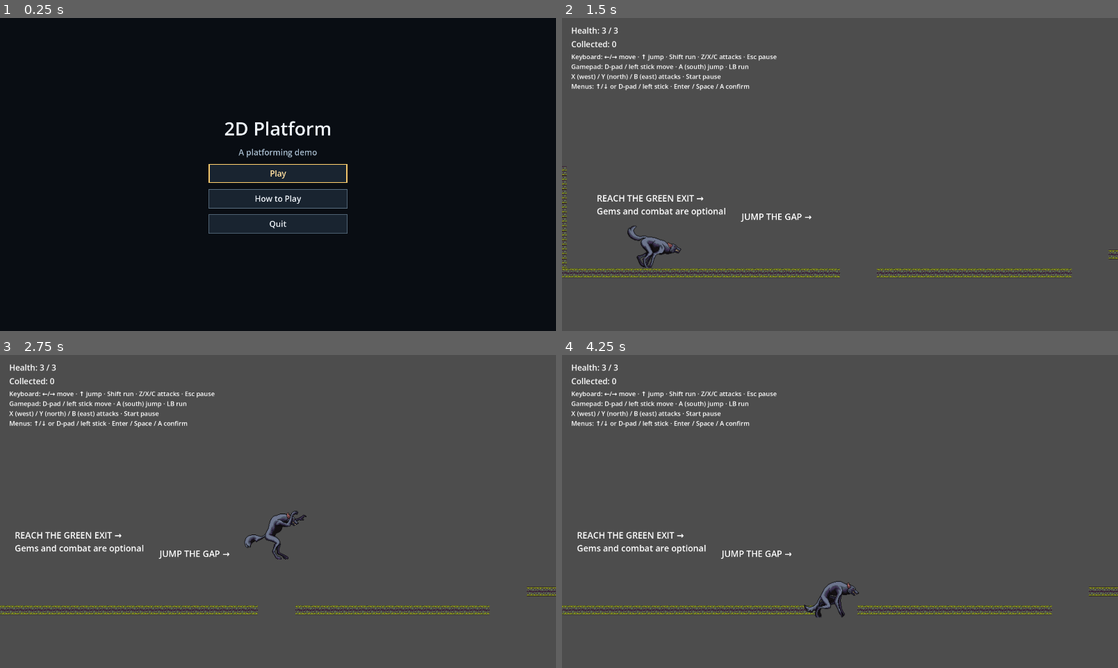
Above: before the commit, frames 1-4 (two rows, left to right).
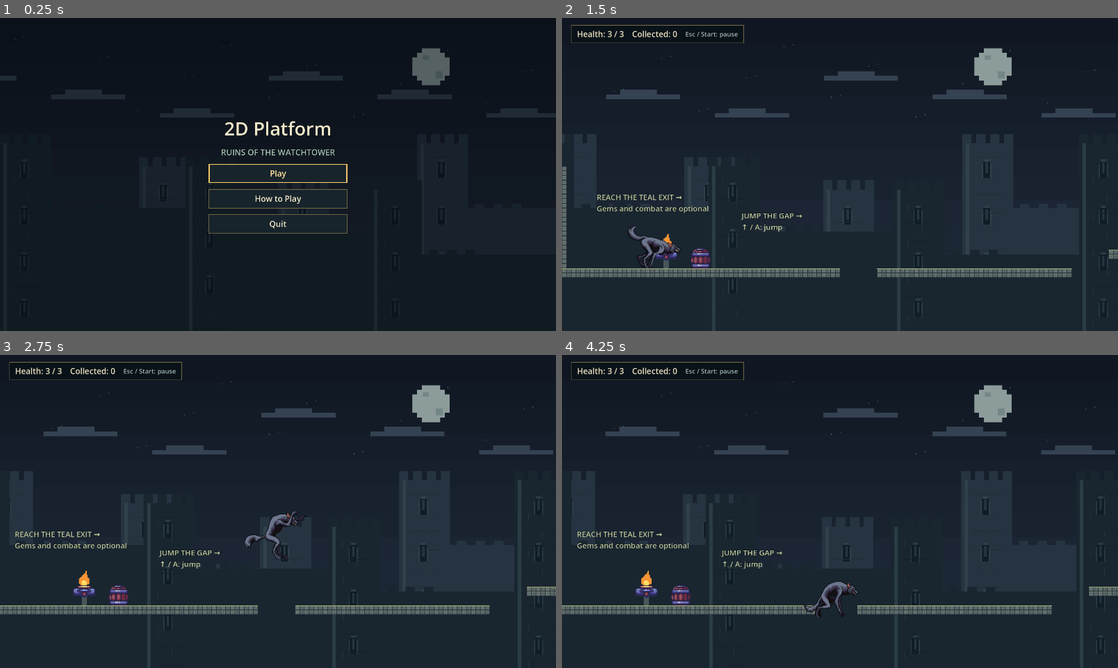
Above: after the commit, the same moments.

Repository: joacod/godot-games
Game: Godot game, scene res://scenes/title.tscn
The game is run twice, just before and just after one commit, with the same random seed, the same clock (stepped at 60 frames per second) and the same inputs.
Inputs (mouse positions are in pixels of both pictures, inside the frame that each line leads up to):
- Up to frame 1 (0.25 s): no input
- Up to frame 2 (1.5 s): click "Play" at 0.5 s; tap Enter at 1.25 s; move the mouse to (962, 158) at 1.27 s; hold Right (right) from 1.28 s (still down); hold Shift (run) from 1.28 s (still down); click (962, 158) at 1.42 s
- Up to frame 3 (2.75 s): keep holding Right (right); tap Up (jump) at 1.52, 1.55, 1.82, 2.1, 2.27, 2.57 s; move the mouse to (166, 527) at 2.02 s; release Shift (run) at 2.03 s; click (166, 527) at 2.17 s; tap Shift (run) at 2.3 s
- Up to frame 4 (4.25 s): move the mouse to (895, 442) at 2.77 s; release Right (right) at 2.78 s; hold Left (left) 2.78-3.53 s; tap Z (attack1) at 2.85 s; click (895, 442) at 2.92 s; tap Up (jump) at 3.05, 3.77, 4.07 s; move the mouse to (812, 574) at 3.52 s; hold Right (right) from 3.53 s (still down); tap X (attack2) at 3.6 s; click (812, 574) at 3.67 s; tap Shift (run) at 3.8 s

The runs differ from the first frame. In frame 1, 11% of the frame differs, in the area x 0-100%, y 6-100%; in frame 2, 97%; in frame 3, 97%; in frame 4, 97%, in the area x 0-100%, y 0-100%.

Commit message:
Give platformer world and menus a fortress identity

Diff:
--- /dev/null
+++ b/2d-platform/fortress_art/masonry.svg
@@ -0,0 +1,20 @@
+<svg xmlns="http://www.w3.org/2000/svg" width="496" height="304" viewBox="0 0 496 304">
+<rect x="112" y="160" width="16" height="16" fill="#26323b"/>
+<rect x="113" y="161" width="14" height="13" fill="#64716e"/>
+<rect x="113" y="161" width="14" height="1" fill="#89917e"/>
+<rect x="112" y="160" width="16" height="2" fill="#a6b284"/>
+<rect x="114" y="162" width="3" height="4" fill="#75805b"/>
+<rect x="128" y="160" width="16" height="16" fill="#26323b"/>
+<rect x="129" y="161" width="14" height="13" fill="#596566"/>
+<rect x="129" y="161" width="14" height="1" fill="#89917e"/>
+<rect x="128" y="160" width="16" height="2" fill="#a6b284"/>
+<rect x="138" y="162" width="3" height="4" fill="#75805b"/>
+<rect x="112" y="176" width="16" height="16" fill="#26323b"/>
+<rect x="113" y="177" width="14" height="13" fill="#64716e"/>
+<rect x="113" y="177" width="14" height="1" fill="#89917e"/>
+<rect x="120" y="180" width="1" height="6" fill="#34424b"/>
+<rect x="128" y="176" width="16" height="16" fill="#26323b"/>
+<rect x="129" y="177" width="14" height="13" fill="#596566"/>
+<rect x="129" y="177" width="14" height="1" fill="#89917e"/>
+<rect x="136" y="180" width="1" height="6" fill="#34424b"/>
+</svg>
--- a/2d-platform/main.tscn
+++ b/2d-platform/main.tscn
@@ -1,6 +1,6 @@
-[gd_scene load_steps=15 format=3 uid="uid://cklx3ai2go6q7"]
-
-[ext_resource type="Texture2D" uid="uid://dqnc863esgvd1" path="res://Tileset.png" id="2_4rmy6"]
+[gd_scene load_steps=21 format=3 uid="uid://cklx3ai2go6q7"]
+
+[ext_resource type="Texture2D" path="res://fortress_art/masonry.svg" id="2_4rmy6"]
 [ext_resource type="PackedScene" uid="uid://c62b2vf5owq8q" path="res://scenes/main_character.tscn" id="3_ivxs8"]
 [ext_resource type="Script" path="res://scenes/level_camera.gd" id="4_camera"]
 
@@ -14,6 +14,13 @@
 [ext_resource type="PackedScene" path="res://scenes/hud.tscn" id="11_hud"]
 [ext_resource type="PackedScene" path="res://scenes/pause_ui.tscn" id="12_pause_ui"]
 [ext_resource type="PackedScene" path="res://scenes/win_ui.tscn" id="13_win_ui"]
+
+[ext_resource type="Theme" path="res://scenes/menu_theme.tres" id="20_theme"]
+[ext_resource type="PackedScene" path="res://scenes/fortress_background.tscn" id="14_world"]
+[ext_resource type="Texture2D" path="res://fortress_art/torch.png" id="16_torch"]
+[ext_resource type="Texture2D" path="res://fortress_art/barrel.png" id="17_barrel"]
+[ext_resource type="Texture2D" path="res://fortress_art/shield.png" id="18_shield"]
+[ext_resource type="Texture2D" path="res://fortress_art/window.png" id="19_window"]
 
 [sub_resource type="TileSetAtlasSource" id="TileSetAtlasSource_dcf4v"]
 texture = ExtResource("2_4rmy6")
@@ -2102,6 +2109,16 @@
 [node name="Node" type="Node"]
 script = ExtResource("5_run")
 
+[node name="Backdrop" type="CanvasLayer" parent="."]
+layer = -10
+
+[node name="FortressBackground" parent="Backdrop" instance=ExtResource("14_world")]
+follow_camera = true
+
+[node name="FortressProps" type="Node2D" parent="."]
+z_index = -1
+texture_filter = 1
+
 [node name="TileMap" type="TileMap" parent="."]
 tile_set = SubResource("TileSet_sw07p")
 format = 2
@@ -2153,8 +2170,10 @@
 offset_top = 600.0
 offset_right = 820.0
 offset_bottom = 700.0
-theme_override_font_sizes/font_size = 30
-text = "REACH THE GREEN EXIT →
+theme = ExtResource("20_theme")
+theme_override_colors/font_color = Color(0.76, 0.81, 0.65, 1)
+theme_override_font_sizes/font_size = 26
+text = "REACH THE TEAL EXIT →
 Gems and combat are optional"
 
 [node name="TeachingJump" type="Label" parent="RouteSigns"]
@@ -2162,15 +2181,19 @@
 offset_top = 664.0
 offset_right = 1320.0
 offset_bottom = 764.0
-theme_override_font_sizes/font_size = 30
-text = "JUMP THE GAP →"
+theme = ExtResource("20_theme")
+theme_override_colors/font_color = Color(0.76, 0.81, 0.65, 1)
+theme_override_font_sizes/font_size = 26
+text = "JUMP THE GAP →\n↑ / A: jump"
 
 [node name="OptionalGem" type="Label" parent="RouteSigns"]
 offset_left = 5728.0
 offset_top = 440.0
 offset_right = 6428.0
 offset_bottom = 540.0
-theme_override_font_sizes/font_size = 30
+theme = ExtResource("20_theme")
+theme_override_colors/font_color = Color(0.76, 0.81, 0.65, 1)
+theme_override_font_sizes/font_size = 26
 text = "OPTIONAL GEM: RUN + JUMP ↑"
 
 [node name="Combat" type="Label" parent="RouteSigns"]
@@ -2178,16 +2201,20 @@
 offset_top = 576.0
 offset_right = 10604.0
 offset_bottom = 676.0
-theme_override_font_sizes/font_size = 30
+theme = ExtResource("20_theme")
+theme_override_colors/font_color = Color(0.76, 0.81, 0.65, 1)
+theme_override_font_sizes/font_size = 26
 text = "PATROL AHEAD
-Fight, or run + jump over it →"
+Z / X / C or X / Y / B: attack\nOr run + jump past →"
 
 [node name="Hazard" type="Label" parent="RouteSigns"]
 offset_left = 14472.0
 offset_top = 624.0
 offset_right = 15172.0
 offset_bottom = 724.0
-theme_override_font_sizes/font_size = 30
+theme = ExtResource("20_theme")
+theme_override_colors/font_color = Color(0.76, 0.81, 0.65, 1)
+theme_override_font_sizes/font_size = 26
 text = "SPIKES: JUMP OVER →"
 
 [node name="Home" type="Label" parent="RouteSigns"]
@@ -2195,5 +2222,77 @@
 offset_top = 568.0
 offset_right = 23116.0
 offset_bottom = 668.0
-theme_override_font_sizes/font_size = 30
+theme = ExtResource("20_theme")
+theme_override_colors/font_color = Color(0.76, 0.81, 0.65, 1)
+theme_override_font_sizes/font_size = 26
 text = "EXIT AHEAD →"
+
+[node name="StartBarrel" type="Sprite2D" parent="FortressProps"]
+position = Vector2(480, 832)
+scale = Vector2(3, 3)
+texture = ExtResource("17_barrel")
+
+[node name="StartTorch" type="Sprite2D" parent="FortressProps"]
+position = Vector2(360, 792)
+scale = Vector2(3, 3)
+texture = ExtResource("16_torch")
+
+[node name="GemShield" type="Sprite2D" parent="FortressProps"]
+position = Vector2(6120, 768)
+scale = Vector2(2, 2)
+texture = ExtResource("18_shield")
+
+[node name="PatrolTorch" type="Sprite2D" parent="FortressProps"]
+position = Vector2(10960, 792)
+scale = Vector2(3, 3)
+texture = ExtResource("16_torch")
+
+[node name="HazardTorch" type="Sprite2D" parent="FortressProps"]
+position = Vector2(14560, 792)
+scale = Vector2(3, 3)
+texture = ExtResource("16_torch")
+
+[node name="HomeBarrel" type="Sprite2D" parent="FortressProps"]
+position = Vector2(22560, 768)
+scale = Vector2(3, 3)
+texture = ExtResource("17_barrel")
+
+[node name="ExitTorch" type="Sprite2D" parent="FortressProps"]
+position = Vector2(24288, 792)
+scale = Vector2(3, 3)
+texture = ExtResource("16_torch")
+
+[node name="ExitWindow" type="Sprite2D" parent="FortressProps"]
+position = Vector2(24416, 704)
+scale = Vector2(2, 2)
+texture = ExtResource("19_window")
+
+[node name="Mount" type="Polygon2D" parent="FortressProps/StartTorch"]
+z_index = -1
+polygon = PackedVector2Array(-3, 8, 3, 8, 3, 24, -3, 24)
+color = Color(0.29, 0.34, 0.35, 1)
+
+[node name="Mount" type="Polygon2D" parent="FortressProps/PatrolTorch"]
+z_index = -1
+polygon = PackedVector2Array(-3, 8, 3, 8, 3, 24, -3, 24)
+color = Color(0.29, 0.34, 0.35, 1)
+
+[node name="Mount" type="Polygon2D" parent="FortressProps/HazardTorch"]
+z_index = -1
+polygon = PackedVector2Array(-3, 8, 3, 8, 3, 24, -3, 24)
+color = Color(0.29, 0.34, 0.35, 1)
+
+[node name="Mount" type="Polygon2D" parent="FortressProps/ExitTorch"]
+z_index = -1
+polygon = PackedVector2Array(-3, 8, 3, 8, 3, 24, -3, 24)
+color = Color(0.29, 0.34, 0.35, 1)
+
+[node name="Mount" type="Polygon2D" parent="FortressProps/GemShield"]
+z_index = -1
+polygon = PackedVector2Array(-3, 0, 3, 0, 3, 48, -3, 48)
+color = Color(0.29, 0.34, 0.35, 1)
+
+[node name="RuinPier" type="Polygon2D" parent="FortressProps/ExitWindow"]
+z_index = -1
+polygon = PackedVector2Array(-24, -32, -8, -32, -8, -24, 12, -24, 12, -32, 24, -32, 24, 80, -24, 80)
+color = Color(0.21, 0.28, 0.31, 1)
--- a/2d-platform/scenes/collectible.tscn
+++ b/2d-platform/scenes/collectible.tscn
@@ -12,8 +12,16 @@
 script = ExtResource("1")
 
 [node name="Gem" type="Polygon2D" parent="."]
-polygon = PackedVector2Array(0, -24, 20, 0, 0, 24, -20, 0)
-color = Color(1, 0.8, 0.2, 1)
+polygon = PackedVector2Array(0, -24, 24, 0, 0, 24, -24, 0)
+color = Color(1, 0.81, 0.43, 1)
+
+[node name="Facet" type="Polygon2D" parent="."]
+polygon = PackedVector2Array(0, -20, 20, 0, 0, 20, 4, 0)
+color = Color(0.78, 0.45, 0.20, 1)
+
+[node name="Glint" type="Polygon2D" parent="."]
+polygon = PackedVector2Array(-4, -16, 0, -16, 0, -4, -12, 0, -16, 0)
+color = Color(1, 0.96, 0.73, 1)
 
 [node name="CollisionShape2D" type="CollisionShape2D" parent="."]
 shape = SubResource("Shape")
--- a/2d-platform/scenes/death_ui.tscn
+++ b/2d-platform/scenes/death_ui.tscn
@@ -14,7 +14,7 @@
 grow_horizontal = 2
 grow_vertical = 2
 theme = ExtResource("1_theme")
-color = Color(0.02, 0.02, 0.03, 0.8)
+color = Color(0.025, 0.045, 0.065, 0.92)
 
 [node name="Panel" type="CenterContainer" parent="Overlay"]
 layout_mode = 1
@@ -25,7 +25,7 @@
 grow_vertical = 2
 
 [node name="Buttons" type="VBoxContainer" parent="Overlay/Panel"]
-custom_minimum_size = Vector2(320, 0)
+custom_minimum_size = Vector2(440, 0)
 layout_mode = 2
 theme_override_constants/separation = 20
 
--- a/2d-platform/scenes/exit.tscn
+++ b/2d-platform/scenes/exit.tscn
@@ -1,6 +1,7 @@
-[gd_scene load_steps=3 format=3]
+[gd_scene load_steps=4 format=3]
 
 [ext_resource type="Script" path="res://scenes/exit.gd" id="1"]
+[ext_resource type="Theme" path="res://scenes/menu_theme.tres" id="2_theme"]
 
 [sub_resource type="RectangleShape2D" id="Shape"]
 size = Vector2(80, 128)
@@ -13,7 +14,15 @@
 
 [node name="Door" type="Polygon2D" parent="."]
 polygon = PackedVector2Array(-40, -64, 40, -64, 40, 64, -40, 64)
-color = Color(0.2, 0.75, 0.5, 1)
+color = Color(0.68, 0.62, 0.43, 1)
+
+[node name="Opening" type="Polygon2D" parent="."]
+polygon = PackedVector2Array(-32, -56, 32, -56, 32, 56, -32, 56)
+color = Color(0.12, 0.38, 0.36, 1)
+
+[node name="WayOut" type="Polygon2D" parent="."]
+polygon = PackedVector2Array(-20, -8, 4, -8, 4, -24, 24, 0, 4, 24, 4, 8, -20, 8)
+color = Color(0.55, 0.94, 0.77, 1)
 
 [node name="Label" type="Label" parent="."]
 offset_left = -80.0
@@ -21,6 +30,7 @@
 offset_right = 80.0
 offset_bottom = -68.0
 theme_override_font_sizes/font_size = 28
+theme = ExtResource("2_theme")
 text = "EXIT"
 horizontal_alignment = 1
 
--- /dev/null
+++ b/2d-platform/scenes/fortress_background.gd
@@ -0,0 +1,62 @@
+extends Control
+
+
+# Screen-filling decoration. Only the horizontal camera position drives parallax;
+# it never changes the camera, gameplay geometry, or any timing windows.
+@export var follow_camera = false
+var camera_x = 0.0
+
+func _ready():
+	mouse_filter = Control.MOUSE_FILTER_IGNORE
+	resized.connect(queue_redraw)
+	set_process(follow_camera)
+
+func _process(_delta):
+	var camera = get_viewport().get_camera_2d()
+	if camera:
+		var next_x = camera.get_screen_center_position().x
+		if next_x != camera_x:
+			camera_x = next_x
+			queue_redraw()
+
+func _draw():
+	draw_set_transform(Vector2.ZERO, 0.0, size / Vector2(1920, 1080))
+	draw_rect(Rect2(0, 0, 1920, 1080), Color("101723"))
+	for row in range(12):
+		draw_rect(Rect2(0, row * 90, 1920, 90), Color("101723").lerp(Color("293747"), row / 16.0))
+	# Stepped moon and clouds keep the background's edges on a pixel grid.
+	for i in range(24):
+		var star = Vector2(posmod(i * 293 + 80, 1920), 64 + posmod(i * 67, 288))
+		draw_rect(Rect2(star, Vector2(3, 3)), Color("617078"))
+	draw_colored_polygon(PackedVector2Array([Vector2(1456, 104), Vector2(1520, 104), Vector2(1520, 120), Vector2(1536, 120), Vector2(1536, 136), Vector2(1552, 136), Vector2(1552, 200), Vector2(1536, 200), Vector2(1536, 216), Vector2(1520, 216), Vector2(1520, 232), Vector2(1456, 232), Vector2(1456, 216), Vector2(1440, 216), Vector2(1440, 200), Vector2(1424, 200), Vector2(1424, 136), Vector2(1440, 136), Vector2(1440, 120), Vector2(1456, 120)]), Color("8c9c9b"))
+	draw_rect(Rect2(1460, 128, 20, 16), Color("748787"))
+	draw_rect(Rect2(1504, 184, 24, 24), Color("748787"))
+	for i in range(7):
+		var x = fposmod(i * 376.0 - camera_x * 0.025, 2300.0) - 200.0
+		draw_rect(Rect2(x, 200 + (i % 3) * 64, 256, 16), Color("354252"))
+		draw_rect(Rect2(x + 48, 184 + (i % 3) * 64, 128, 16), Color("354252"))
+	_draw_towers(0.06, 480, Color("263441"), Color("30414b"))
+	_draw_towers(0.14, 640, Color("192630"), Color("2b3d44"))
+
+func _draw_towers(speed: float, spacing: int, stone: Color, trim: Color):
+	var cycle = floori(camera_x * speed / spacing)
+	for i in range(-1, 6):
+		var x = i * spacing - fposmod(camera_x * speed, float(spacing))
+		var top = 432 + posmod(i + cycle, 3) * 80
+		draw_rect(Rect2(x, top, 176, 1080 - top), stone)
+		draw_rect(Rect2(x + 12, top, 12, 1080 - top), trim)
+		for merlon in range(4):
+			draw_rect(Rect2(x + merlon * 48, top - 32, 32, 32), stone)
+		for window_y in range(top + 64, 1000, 160):
+			draw_rect(Rect2(x + 72, window_y, 24, 56), Color("101d27"))
+			draw_rect(Rect2(x + 68, window_y + 8, 4, 48), trim)
+			draw_rect(Rect2(x + 96, window_y + 8, 4, 48), trim)
+			draw_rect(Rect2(x + 76, window_y - 8, 16, 8), trim)
+			draw_rect(Rect2(x + 80, window_y + 4, 8, 36), Color("253641"))
+		for seam_y in range(top + 48, 1080, 64):
+			draw_rect(Rect2(x + 32, seam_y, 112, 2), stone.darkened(0.12))
+			draw_rect(Rect2(x + 48 + posmod(seam_y / 64, 2) * 48, seam_y, 2, 24), trim.darkened(0.15))
+		# Broken distant curtain walls stay much darker than landing surfaces.
+		draw_rect(Rect2(x + 176, top + 224, spacing - 176, 1080), stone)
+		for brick in range(3):
+			draw_rect(Rect2(x + 200 + brick * 64, top + 208, 32, 16), stone)
--- /dev/null
+++ b/2d-platform/scenes/fortress_background.tscn
@@ -0,0 +1,13 @@
+[gd_scene load_steps=2 format=3]
+
+[ext_resource type="Script" path="res://scenes/fortress_background.gd" id="1"]
+
+[node name="FortressBackground" type="Control"]
+layout_mode = 3
+anchors_preset = 15
+anchor_right = 1.0
+anchor_bottom = 1.0
+grow_horizontal = 2
+grow_vertical = 2
+mouse_filter = 2
+script = ExtResource("1")
--- a/2d-platform/scenes/hazard.tscn
+++ b/2d-platform/scenes/hazard.tscn
@@ -13,7 +13,27 @@
 
 [node name="Spikes" type="Polygon2D" parent="."]
 polygon = PackedVector2Array(-64, 0, -48, -32, -32, 0, -16, -32, 0, 0, 16, -32, 32, 0, 48, -32, 64, 0)
-color = Color(0.9, 0.25, 0.2, 1)
+color = Color(0.95, 0.70, 0.52, 1)
+
+[node name="DangerBase" type="Polygon2D" parent="."]
+polygon = PackedVector2Array(-64, -6, 64, -6, 64, 0, -64, 0)
+color = Color(0.65, 0.22, 0.20, 1)
+
+[node name="Facet0" type="Polygon2D" parent="."]
+polygon = PackedVector2Array(-48, -32, -32, -6, -48, -6)
+color = Color(0.68, 0.39, 0.35, 1)
+
+[node name="Facet1" type="Polygon2D" parent="."]
+polygon = PackedVector2Array(-16, -32, 0, -6, -16, -6)
+color = Color(0.68, 0.39, 0.35, 1)
+
+[node name="Facet2" type="Polygon2D" parent="."]
+polygon = PackedVector2Array(16, -32, 32, -6, 16, -6)
+color = Color(0.68, 0.39, 0.35, 1)
+
+[node name="Facet3" type="Polygon2D" parent="."]
+polygon = PackedVector2Array(48, -32, 64, -6, 48, -6)
+color = Color(0.68, 0.39, 0.35, 1)
 
 [node name="CollisionShape2D" type="CollisionShape2D" parent="."]
 position = Vector2(0, -16)
--- a/2d-platform/scenes/hud.tscn
+++ b/2d-platform/scenes/hud.tscn
@@ -1,17 +1,20 @@
-[gd_scene format=3]
+[gd_scene load_steps=2 format=3]
+
+[ext_resource type="Theme" path="res://scenes/menu_theme.tres" id="1_theme"]
 
 [node name="HUD" type="CanvasLayer"]
 layer = 5
 
-[node name="Margin" type="MarginContainer" parent="."]
+[node name="Margin" type="PanelContainer" parent="."]
 offset_left = 32.0
 offset_top = 24.0
+theme = ExtResource("1_theme")
 mouse_filter = 2
 
-[node name="Info" type="VBoxContainer" parent="Margin"]
+[node name="Info" type="HBoxContainer" parent="Margin"]
 layout_mode = 2
 mouse_filter = 2
-theme_override_constants/separation = 8
+theme_override_constants/separation = 28
 
 [node name="Health" type="Label" parent="Margin/Info"]
 layout_mode = 2
@@ -23,10 +26,8 @@
 theme_override_font_sizes/font_size = 28
 text = "Collected: 0"
 
-[node name="Controls" type="Label" parent="Margin/Info"]
+[node name="PauseHint" type="Label" parent="Margin/Info"]
 layout_mode = 2
 theme_override_font_sizes/font_size = 22
-text = "Keyboard: ←/→ move · ↑ jump · Shift run · Z/X/C attacks · Esc pause
-Gamepad: D-pad / left stick move · A (south) jump · LB run
-X (west) / Y (north) / B (east) attacks · Start pause
-Menus: ↑/↓ or D-pad / left stick · Enter / Space / A confirm"
+theme_override_colors/font_color = Color(0.64, 0.74, 0.72, 1)
+text = "Esc / Start: pause"
--- a/2d-platform/scenes/menu_theme.tres
+++ b/2d-platform/scenes/menu_theme.tres
@@ -1,24 +1,28 @@
-[gd_resource type="Theme" load_steps=6 format=3]
+[gd_resource type="Theme" load_steps=7 format=3]
 
 [sub_resource type="StyleBoxFlat" id="Normal"]
-bg_color = Color(0.10, 0.14, 0.19, 1)
+bg_color = Color(0.09, 0.14, 0.17, 1)
 border_width_left = 2
 border_width_top = 2
 border_width_right = 2
 border_width_bottom = 2
-border_color = Color(0.35, 0.43, 0.50, 1)
+border_color = Color(0.48, 0.43, 0.29, 1)
 content_margin_left = 24.0
 content_margin_top = 14.0
 content_margin_right = 24.0
 content_margin_bottom = 14.0
 
 [sub_resource type="StyleBoxFlat" id="Hover"]
-bg_color = Color(0.18, 0.24, 0.30, 1)
+bg_color = Color(0.17, 0.26, 0.28, 1)
 border_width_left = 2
 border_width_top = 2
 border_width_right = 2
 border_width_bottom = 2
-border_color = Color(0.75, 0.82, 0.88, 1)
+border_color = Color(0.77, 0.70, 0.48, 1)
+content_margin_left = 24.0
+content_margin_top = 14.0
+content_margin_right = 24.0
+content_margin_bottom = 14.0
 
 [sub_resource type="StyleBoxFlat" id="Pressed"]
 bg_color = Color(0.07, 0.10, 0.14, 1)
@@ -27,6 +31,10 @@
 border_width_right = 2
 border_width_bottom = 2
 border_color = Color(0.85, 0.68, 0.36, 1)
+content_margin_left = 24.0
+content_margin_top = 14.0
+content_margin_right = 24.0
+content_margin_bottom = 14.0
 
 [sub_resource type="StyleBoxFlat" id="Focus"]
 bg_color = Color(0, 0, 0, 0)
@@ -38,10 +46,26 @@
 
 [sub_resource type="StyleBoxFlat" id="Disabled"]
 bg_color = Color(0.08, 0.10, 0.13, 1)
+content_margin_left = 24.0
+content_margin_top = 14.0
+content_margin_right = 24.0
+content_margin_bottom = 14.0
+
+[sub_resource type="StyleBoxFlat" id="Panel"]
+bg_color = Color(0.035, 0.07, 0.09, 0.94)
+border_width_left = 2
+border_width_top = 2
+border_width_right = 2
+border_width_bottom = 2
+border_color = Color(0.48, 0.43, 0.29, 1)
+content_margin_left = 20.0
+content_margin_top = 12.0
+content_margin_right = 20.0
+content_margin_bottom = 12.0
 
 [resource]
 default_font_size = 28
-Button/colors/font_color = Color(0.93, 0.95, 0.97, 1)
+Button/colors/font_color = Color(0.94, 0.91, 0.79, 1)
 Button/colors/font_hover_color = Color(1, 1, 1, 1)
 Button/colors/font_pressed_color = Color(1, 0.81, 0.43, 1)
 Button/colors/font_focus_color = Color(1, 0.88, 0.63, 1)
@@ -51,5 +75,9 @@
 Button/styles/pressed = SubResource("Pressed")
 Button/styles/focus = SubResource("Focus")
 Button/styles/disabled = SubResource("Disabled")
-Label/colors/font_color = Color(0.93, 0.95, 0.97, 1)
+Label/colors/font_color = Color(0.94, 0.91, 0.79, 1)
 VBoxContainer/constants/separation = 20
+Label/colors/font_outline_color = Color(0.025, 0.04, 0.06, 1)
+Label/constants/outline_size = 4
+PanelContainer/styles/panel = SubResource("Panel")
+HBoxContainer/constants/separation = 28
--- a/2d-platform/scenes/pause_ui.tscn
+++ b/2d-platform/scenes/pause_ui.tscn
@@ -14,7 +14,7 @@
 grow_horizontal = 2
 grow_vertical = 2
 theme = ExtResource("1_theme")
-color = Color(0.02, 0.02, 0.03, 0.8)
+color = Color(0.025, 0.045, 0.065, 0.92)
 
 [node name="Panel" type="CenterContainer" parent="Overlay"]
 layout_mode = 1
@@ -25,7 +25,7 @@
 grow_vertical = 2
 
 [node name="Buttons" type="VBoxContainer" parent="Overlay/Panel"]
-custom_minimum_size = Vector2(320, 0)
+custom_minimum_size = Vector2(440, 0)
 layout_mode = 2
 theme_override_constants/separation = 20
 
--- a/2d-platform/scenes/title.tscn
+++ b/2d-platform/scenes/title.tscn
@@ -1,7 +1,9 @@
-[gd_scene load_steps=3 format=3]
+[gd_scene load_steps=4 format=3]
 
 [ext_resource type="Script" path="res://scenes/title.gd" id="1_script"]
 [ext_resource type="Theme" path="res://scenes/menu_theme.tres" id="2_theme"]
+
+[ext_resource type="PackedScene" path="res://scenes/fortress_background.tscn" id="3_world"]
 
 [node name="Title" type="Control"]
 layout_mode = 3
@@ -13,15 +15,16 @@
 theme = ExtResource("2_theme")
 script = ExtResource("1_script")
 
-[node name="Background" type="ColorRect" parent="."]
+[node name="Background" parent="." instance=ExtResource("3_world")]
+layout_mode = 1
+
+[node name="Shade" type="ColorRect" parent="."]
 layout_mode = 1
 anchors_preset = 15
 anchor_right = 1.0
 anchor_bottom = 1.0
-grow_horizontal = 2
-grow_vertical = 2
 mouse_filter = 2
-color = Color(0.035, 0.05, 0.075, 1)
+color = Color(0.015, 0.03, 0.045, 0.4)
 
 [node name="Center" type="CenterContainer" parent="."]
 layout_mode = 1
@@ -43,8 +46,8 @@
 
 [node name="Subtitle" type="Label" parent="Center/Menu"]
 layout_mode = 2
-theme_override_colors/font_color = Color(0.65, 0.73, 0.80, 1)
-text = "A platforming demo"
+theme_override_colors/font_color = Color(0.65, 0.76, 0.70, 1)
+text = "RUINS OF THE WATCHTOWER"
 horizontal_alignment = 1
 
 [node name="Play" type="Button" parent="Center/Menu"]
--- a/2d-platform/scenes/win_ui.tscn
+++ b/2d-platform/scenes/win_ui.tscn
@@ -14,7 +14,7 @@
 grow_horizontal = 2
 grow_vertical = 2
 theme = ExtResource("1_theme")
-color = Color(0.02, 0.02, 0.03, 0.8)
+color = Color(0.025, 0.045, 0.065, 0.92)
 
 [node name="Panel" type="CenterContainer" parent="Overlay"]
 layout_mode = 1
@@ -25,7 +25,7 @@
 grow_vertical = 2
 
 [node name="Buttons" type="VBoxContainer" parent="Overlay/Panel"]
-custom_minimum_size = Vector2(320, 0)
+custom_minimum_size = Vector2(440, 0)
 layout_mode = 2
 theme_override_constants/separation = 20
 
Not shown, added: 2d-platform/fortress_art/License.txt
Binary file added: 2d-platform/fortress_art/barrel.png
Not shown, added: 2d-platform/fortress_art/barrel.png.import
Not shown, added: 2d-platform/fortress_art/masonry.svg.import
Binary file added: 2d-platform/fortress_art/shield.png
Not shown, added: 2d-platform/fortress_art/shield.png.import
Binary file added: 2d-platform/fortress_art/torch.png
Not shown, added: 2d-platform/fortress_art/torch.png.import
Binary file added: 2d-platform/fortress_art/window.png
Not shown, added: 2d-platform/fortress_art/window.png.import
Not shown, added: 2d-platform/scenes/fortress_background.gd.uid
Not shown, changed: 2d-platform/ASSETS.md
(and 2 more such lines)
